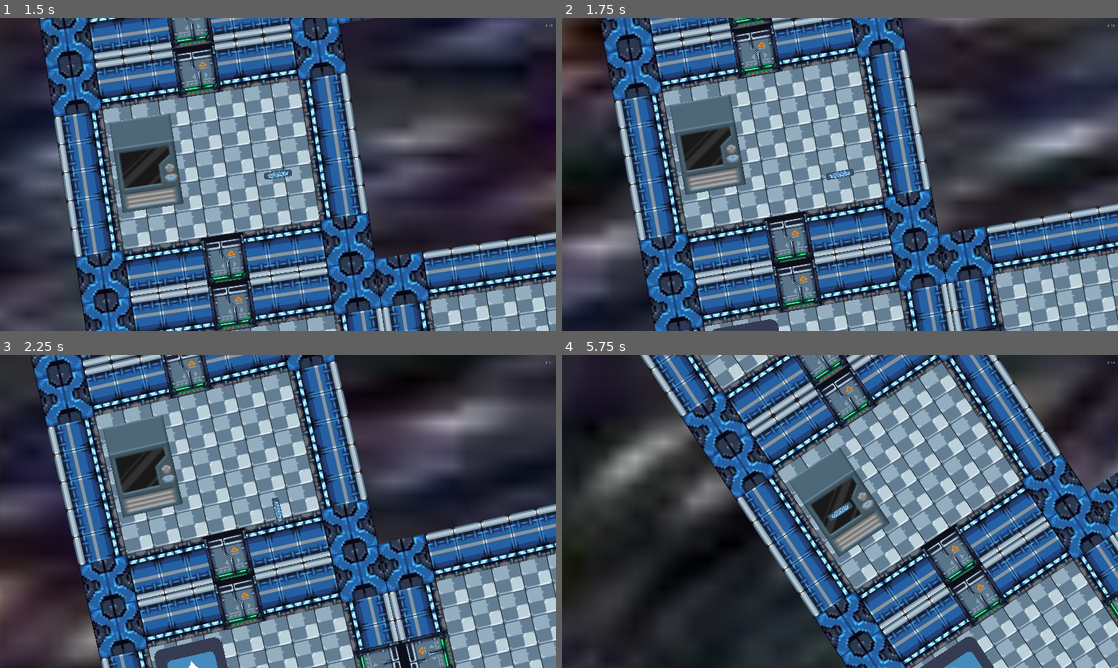
Above: before the commit, frames 1-4 (two rows, left to right).
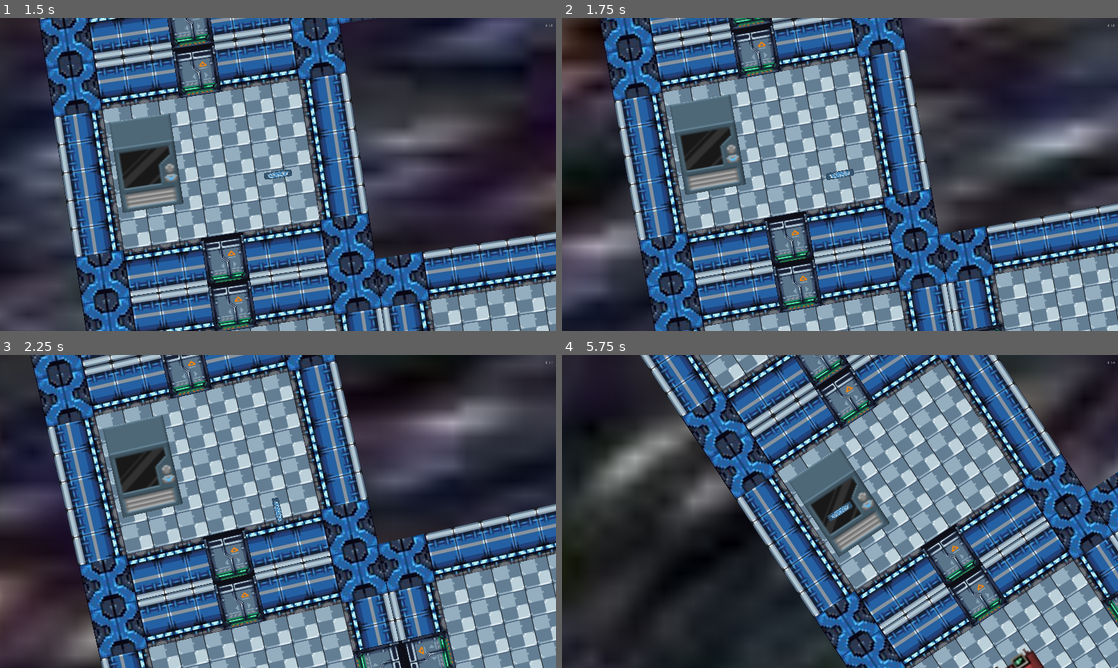
Above: after the commit, the same moments.

Repository: turtlewit/BlackHoleGameJamGame
Game: Godot game, scene res://Scenes/Main.tscn
The game is run twice, just before and just after one commit, with the same random seed, the same clock (stepped at 60 frames per second) and the same inputs. The engine's default icon, where the game draws it, is replaced by a stand-in: a white triangle on a blue panel in a dark square.
Inputs (mouse positions are in pixels of both pictures, inside the frame that each line leads up to):
- Up to frame 1 (1.5 s): move the mouse to (400, 158) at 0.52 s; hold D (move_right) 0.53-1.28 s; tap E (interact) at 0.6, 1.35 s; click (400, 158) at 0.67 s; move the mouse to (166, 190) at 1.27 s; hold S (move_down) from 1.28 s (still down)
- Up to frame 2 (1.75 s): keep holding S (move_down)
- Up to frame 3 (2.25 s): move the mouse to (333, 442) at 2.02 s; release S (move_down) at 2.03 s; hold D (move_right) from 2.03 s (still down); tap E (interact) at 2.1 s
- Up to frame 4 (5.75 s): move the mouse to (812, 574) at 2.77 s; release D (move_right) at 2.78 s; hold W (move_up) 2.78-3.53 s; tap E (interact) every 0.75 s from 2.85 to 5.1 s; click (812, 574) at 2.92 s; move the mouse to (1006, 558) at 3.52 s; hold A (move_left) 3.53-5.03 s; move the mouse to (673, 464) at 4.27 s; move the mouse to (867, 511) at 5.02 s; hold S (move_down) from 5.03 s (still down); click (867, 511) at 5.17 s

Frame 1 is identical in both runs. In frame 2, 0.3% of the frame differs, in the area x 27-39%, y 96-100%; in frame 3, 1.0%; in frame 4, 1.0%, in the area x 64-87%, y 90-100%.

Commit message:
Add furniture to ship

Diff:
--- a/Scenes/ship.tscn
+++ b/Scenes/ship.tscn
@@ -1,32 +1,59 @@
-[gd_scene load_steps=19 format=2]
+[gd_scene load_steps=30 format=2]
 
 [ext_resource path="res://Assets/RoomSetting/Room24.tscn" type="PackedScene" id=1]
 [ext_resource path="res://Assets/RoomSetting/Room12.tscn" type="PackedScene" id=2]
-[ext_resource path="res://Assets/RoomSetting/Sprite.tscn" type="PackedScene" id=3]
-[ext_resource path="res://Assets/RoomSetting/ShipAIOff.png" type="Texture" id=4]
-[ext_resource path="res://Assets/RoomSetting/ShipAIOn.png" type="Texture" id=5]
-[ext_resource path="res://Assets/RoomSetting/Room14.tscn" type="PackedScene" id=6]
-[ext_resource path="res://Assets/RoomSetting/Room2.tscn" type="PackedScene" id=7]
-[ext_resource path="res://Assets/RoomSetting/Room234.tscn" type="PackedScene" id=8]
-[ext_resource path="res://Assets/RoomSetting/Room13.tscn" type="PackedScene" id=9]
-[ext_resource path="res://Assets/RoomSetting/Room32.tscn" type="PackedScene" id=10]
-[ext_resource path="res://Assets/RoomSetting/Room124.tscn" type="PackedScene" id=11]
-[ext_resource path="res://Assets/RoomSetting/Captain`s Comp.png" type="Texture" id=12]
-[ext_resource path="res://Assets/RoomSetting/Room3.tscn" type="PackedScene" id=13]
-[ext_resource path="res://Assets/RoomSetting/Room1234.tscn" type="PackedScene" id=14]
-[ext_resource path="res://Assets/RoomSetting/Room34.tscn" type="PackedScene" id=15]
-[ext_resource path="res://Assets/RoomSetting/Room132.tscn" type="PackedScene" id=16]
-[ext_resource path="res://Assets/RoomSetting/Room134.tscn" type="PackedScene" id=17]
+[ext_resource path="res://Assets/RoomSetting/ShipAIOff.png" type="Texture" id=3]
+[ext_resource path="res://Assets/RoomSetting/ShipAIOn.png" type="Texture" id=4]
+[ext_resource path="res://Assets/RoomSetting/Room14.tscn" type="PackedScene" id=5]
+[ext_resource path="res://Assets/RoomSetting/Sprite.tscn" type="PackedScene" id=6]
+[ext_resource path="res://Assets/ShipFurniture/Fuel.png" type="Texture" id=7]
+[ext_resource path="res://Assets/RoomSetting/Room2.tscn" type="PackedScene" id=8]
+[ext_resource path="res://Assets/ShipFurniture/GoodEngine.png" type="Texture" id=9]
+[ext_resource path="res://Assets/ShipFurniture/BadEngine.png" type="Texture" id=10]
+[ext_resource path="res://Assets/RoomSetting/Room234.tscn" type="PackedScene" id=11]
+[ext_resource path="res://Assets/ShipFurniture/Engineer`sComp.png" type="Texture" id=12]
+[ext_resource path="res://Assets/RoomSetting/Room13.tscn" type="PackedScene" id=13]
+[ext_resource path="res://Assets/ShipFurniture/EnginePart.png" type="Texture" id=14]
+[ext_resource path="res://Assets/RoomSetting/Room124.tscn" type="PackedScene" id=15]
+[ext_resource path="res://Assets/ShipFurniture/Captain`s Comp.png" type="Texture" id=16]
+[ext_resource path="res://Assets/RoomSetting/Room32.tscn" type="PackedScene" id=17]
+[ext_resource path="res://Assets/ShipFurniture/FoolBar.png" type="Texture" id=18]
+[ext_resource path="res://Assets/RoomSetting/Room3.tscn" type="PackedScene" id=19]
+[ext_resource path="res://Assets/ShipFurniture/WarpSys.png" type="Texture" id=20]
+[ext_resource path="res://Assets/ShipFurniture/Empty.png" type="Texture" id=21]
+[ext_resource path="res://Assets/RoomSetting/Room1234.tscn" type="PackedScene" id=22]
+[ext_resource path="res://Assets/ShipFurniture/Oxygen.png" type="Texture" id=23]
+[ext_resource path="res://Assets/RoomSetting/Room34.tscn" type="PackedScene" id=24]
+[ext_resource path="res://Assets/RoomSetting/Room132.tscn" type="PackedScene" id=25]
+[ext_resource path="res://Assets/RoomSetting/Room134.tscn" type="PackedScene" id=26]
 
 [sub_resource type="SpriteFrames" id=1]
 
 animations = [ {
-"frames": [ ExtResource( 4 ), ExtResource( 5 ) ],
-"loop": true,
-"name": "Off",
+"frames": [ ExtResource( 3 ), ExtResource( 4 ) ],
+"loop": false,
+"name": "On",
 "speed": 5.0
 } ]
 
+[sub_resource type="SpriteFrames" id=2]
+
+animations = [ {
+"frames": [ ExtResource( 10 ), ExtResource( 9 ) ],
+"loop": false,
+"name": "Fix",
+"speed": 5.0
+} ]
+
+[sub_resource type="SpriteFrames" id=3]
+
+animations = [ {
+"frames": [ ExtResource( 21 ), ExtResource( 18 ) ],
+"loop": false,
+"name": "TurnOn",
+"speed": 5.0
+} ]
+
 [node name="Ship" type="Node2D" index="0"]
 
 position = Vector2( -20, 10 )
@@ -40,155 +67,180 @@
 editor/display_folded = true
 position = Vector2( 510, 1240 )
 
-[node name="ShipAI" parent="Bridge" index="10" instance=ExtResource( 3 )]
-
-editor/display_folded = true
+[node name="ShipAi" type="AnimatedSprite" parent="Bridge" index="0"]
+
 position = Vector2( -220, -40 )
 scale = Vector2( 1.8, 1.275 )
-texture = ExtResource( 4 )
-_sections_unfolded = [ "Transform" ]
-
-[node name="AnimatedSprite" type="AnimatedSprite" parent="Bridge/ShipAI" index="0"]
-
 frames = SubResource( 1 )
 animation = "On"
-playing = true
-
-[node name="FuelRoom1" parent="." index="2" instance=ExtResource( 6 )]
+
+[node name="FuelRoom1" parent="." index="2" instance=ExtResource( 5 )]
 
 editor/display_folded = true
 position = Vector2( 510, 2060 )
 
-[node name="Fuel1" parent="FuelRoom1" index="10" instance=ExtResource( 3 )]
-
-position = Vector2( -210, -110 )
-
-[node name="FuelRoom2" parent="." index="3" instance=ExtResource( 7 )]
+[node name="Fuel1" parent="FuelRoom1" index="10" instance=ExtResource( 6 )]
+
+position = Vector2( -30, 130 )
+scale = Vector2( 7, 7 )
+texture = ExtResource( 7 )
+_sections_unfolded = [ "Transform" ]
+
+[node name="FuelRoom2" parent="." index="3" instance=ExtResource( 8 )]
 
 editor/display_folded = true
 position = Vector2( 5610, 410 )
 
-[node name="Fuel2" parent="FuelRoom2" index="9" instance=ExtResource( 3 )]
-
-position = Vector2( -150, -40 )
+[node name="Fuel2" parent="FuelRoom2" index="9" instance=ExtResource( 6 )]
+
+position = Vector2( 160, 30 )
+scale = Vector2( 7, 7 )
+texture = ExtResource( 7 )
+_sections_unfolded = [ "Transform" ]
 
 [node name="EngineRoom1" parent="." index="4" instance=ExtResource( 1 )]
 
 editor/display_folded = true
 position = Vector2( 2550, -420 )
 
-[node name="Engine1" parent="EngineRoom1" index="10" instance=ExtResource( 3 )]
-
-position = Vector2( -210, -80 )
-
-[node name="EngineRoom2" parent="." index="5" instance=ExtResource( 6 )]
+[node name="Engine1" parent="EngineRoom1" index="10" instance=ExtResource( 6 )]
+
+position = Vector2( 11.6108, -10.4719 )
+rotation = -1.5708
+scale = Vector2( 5, 5 )
+texture = ExtResource( 9 )
+_sections_unfolded = [ "Transform" ]
+
+[node name="EngineRoom2" parent="." index="5" instance=ExtResource( 5 )]
 
 editor/display_folded = true
 position = Vector2( 2550, 2890 )
 
-[node name="Engine2" parent="EngineRoom2" index="10" instance=ExtResource( 3 )]
-
-position = Vector2( -120, -50 )
-
-[node name="EngineerRoom" parent="." index="6" instance=ExtResource( 8 )]
+[node name="Engine2" type="AnimatedSprite" parent="EngineRoom2" index="0"]
+
+position = Vector2( -5.14844, 37.9766 )
+rotation = -1.5708
+scale = Vector2( 5, 5 )
+frames = SubResource( 2 )
+animation = "Fix"
+
+[node name="EngineerRoom" parent="." index="6" instance=ExtResource( 11 )]
 
 editor/display_folded = true
 position = Vector2( 3570, -420 )
 
-[node name="EngineerDiary" parent="EngineerRoom" index="11" instance=ExtResource( 3 )]
-
-position = Vector2( -190, -90 )
-
-[node name="EnginePartRoom" parent="." index="7" instance=ExtResource( 9 )]
+[node name="Engineer`s Comp" parent="EngineerRoom" index="11" instance=ExtResource( 6 )]
+
+position = Vector2( -20, -40 )
+texture = ExtResource( 12 )
+
+[node name="EnginePartRoom" parent="." index="7" instance=ExtResource( 13 )]
 
 editor/display_folded = true
 position = Vector2( 4590, 2890 )
 
-[node name="EnginePart" parent="EnginePartRoom" index="10" instance=ExtResource( 3 )]
-
-position = Vector2( 110, -10 )
-
-[node name="FoolBarRoom" parent="." index="8" instance=ExtResource( 10 )]
+[node name="EnginePart" parent="EnginePartRoom" index="10" instance=ExtResource( 6 )]
+
+position = Vector2( 126.755, 189.51 )
+rotation = 1.5708
+scale = Vector2( 7, 7 )
+texture = ExtResource( 14 )
+_sections_unfolded = [ "Transform" ]
+
+[node name="CaptainRoom" parent="." index="8" instance=ExtResource( 15 )]
+
+editor/display_folded = true
+position = Vector2( 3570, 1240 )
+
+[node name="Captain`s Comp" type="Sprite" parent="CaptainRoom" index="11"]
+
+position = Vector2( -160, -10 )
+scale = Vector2( 6, 6 )
+texture = ExtResource( 16 )
+_sections_unfolded = [ "Transform" ]
+
+[node name="FoolBarRoom" parent="." index="9" instance=ExtResource( 17 )]
 
 editor/display_folded = true
 position = Vector2( 4590, -420 )
 
-[node name="FoolBar" parent="FoolBarRoom" index="10" instance=ExtResource( 3 )]
-
-position = Vector2( -130, 0 )
-
-[node name="CaptainRoom" parent="." index="9" instance=ExtResource( 11 )]
-
-editor/display_folded = true
-position = Vector2( 3570, 1240 )
-
-[node name="Captain`s Comp" type="Sprite" parent="CaptainRoom" index="11"]
-
-position = Vector2( 143.119, -0.907164 )
-rotation = 1.5708
-scale = Vector2( 1.02497, 1.10928 )
-texture = ExtResource( 12 )
-_sections_unfolded = [ "Transform" ]
-
-[node name="WarpRoom" parent="." index="10" instance=ExtResource( 13 )]
+[node name="FoolBar" parent="FoolBarRoom" index="10" instance=ExtResource( 6 )]
+
+position = Vector2( 50, -20 )
+scale = Vector2( 4, 4 )
+texture = ExtResource( 18 )
+_sections_unfolded = [ "Transform" ]
+
+[node name="WarpRoom" parent="." index="10" instance=ExtResource( 19 )]
 
 editor/display_folded = true
 position = Vector2( 6630, 1240 )
 
-[node name="Warp" parent="WarpRoom" index="9" instance=ExtResource( 3 )]
-
-position = Vector2( 160, 40 )
-
-[node name="OxygenRoom" parent="." index="11" instance=ExtResource( 14 )]
+[node name="Warp" parent="WarpRoom" index="9" instance=ExtResource( 6 )]
+
+position = Vector2( 230, 100 )
+texture = ExtResource( 20 )
+_sections_unfolded = [ "Transform" ]
+
+[node name="AnimatedSprite" type="AnimatedSprite" parent="WarpRoom" index="10"]
+
+position = Vector2( 223.735, -132.086 )
+scale = Vector2( 4, 4 )
+frames = SubResource( 3 )
+animation = "TurnOn"
+
+[node name="OxygenRoom" parent="." index="11" instance=ExtResource( 22 )]
 
 editor/display_folded = true
 position = Vector2( 5610, 1240 )
 
-[node name="Oxygen" parent="OxygenRoom" index="12" instance=ExtResource( 3 )]
-
-position = Vector2( -130, -80 )
-
-[node name="Room1" parent="." index="12" instance=ExtResource( 15 )]
+[node name="Oxygen" parent="OxygenRoom" index="12" instance=ExtResource( 6 )]
+
+position = Vector2( -10, -10 )
+scale = Vector2( 5, 5 )
+texture = ExtResource( 23 )
+
+[node name="Room1" parent="." index="12" instance=ExtResource( 24 )]
 
 position = Vector2( 1530, 410 )
 
-[node name="Room2" parent="." index="13" instance=ExtResource( 15 )]
+[node name="Room2" parent="." index="13" instance=ExtResource( 24 )]
 
 position = Vector2( 1530, 2060 )
 
-[node name="Room3" parent="." index="14" instance=ExtResource( 14 )]
+[node name="Room3" parent="." index="14" instance=ExtResource( 22 )]
 
 position = Vector2( 2550, 2060 )
 
-[node name="Room4" parent="." index="15" instance=ExtResource( 14 )]
+[node name="Room4" parent="." index="15" instance=ExtResource( 22 )]
 
 position = Vector2( 2550, 410 )
 
-[node name="Room5" parent="." index="16" instance=ExtResource( 14 )]
+[node name="Room5" parent="." index="16" instance=ExtResource( 22 )]
 
 position = Vector2( 4590, 1240 )
 
-[node name="Room6" parent="." index="17" instance=ExtResource( 14 )]
+[node name="Room6" parent="." index="17" instance=ExtResource( 22 )]
 
 position = Vector2( 3570, 2060 )
 
-[node name="Room7" parent="." index="18" instance=ExtResource( 16 )]
+[node name="Room7" parent="." index="18" instance=ExtResource( 25 )]
 
 position = Vector2( 4590, 410 )
 
-[node name="Room8" parent="." index="19" instance=ExtResource( 14 )]
+[node name="Room8" parent="." index="19" instance=ExtResource( 22 )]
 
 position = Vector2( 4590, 2070 )
 
-[node name="Room9" parent="." index="20" instance=ExtResource( 9 )]
+[node name="Room9" parent="." index="20" instance=ExtResource( 13 )]
 
 position = Vector2( 5610, 2070 )
 
-[node name="Room10" parent="." index="21" instance=ExtResource( 14 )]
+[node name="Room10" parent="." index="21" instance=ExtResource( 22 )]
 
 position = Vector2( 3570, 410 )
 
-[node name="Room11" parent="." index="22" instance=ExtResource( 17 )]
+[node name="Room11" parent="." index="22" instance=ExtResource( 26 )]
 
 position = Vector2( 3570, 2890 )
 
Binary file added: Assets/ShipFurniture/BadEngine.png
Not shown, added: Assets/ShipFurniture/BadEngine.png.import
Binary file added: Assets/ShipFurniture/Captain`s Comp.png
Not shown, added: Assets/ShipFurniture/Captain`s Comp.png.import
Binary file added: Assets/ShipFurniture/Empty.png
Not shown, added: Assets/ShipFurniture/Empty.png.import
Binary file added: Assets/ShipFurniture/EnginePart.png
Not shown, added: Assets/ShipFurniture/EnginePart.png.import
Binary file added: Assets/ShipFurniture/Engineer`sComp.png
Not shown, added: Assets/ShipFurniture/Engineer`sComp.png.import
Binary file added: Assets/ShipFurniture/FoolBar.png
Not shown, added: Assets/ShipFurniture/FoolBar.png.import
(and 8 more such lines)
